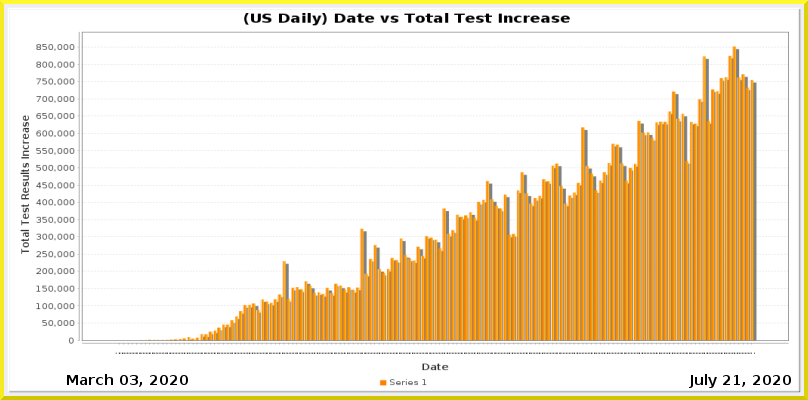
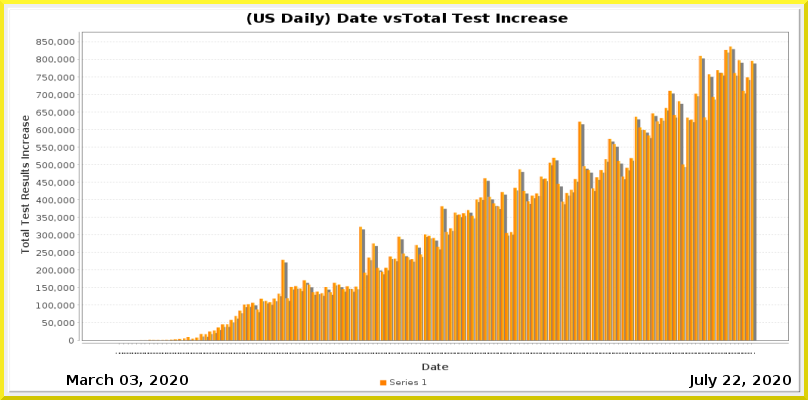
Layer changes from the first 808 × 400 image to the second:
painted on "Current Date" over [733, 375, 740, 385]
painted on "Date_vs_TestIncrease.png" over [36, 12, 789, 354]
